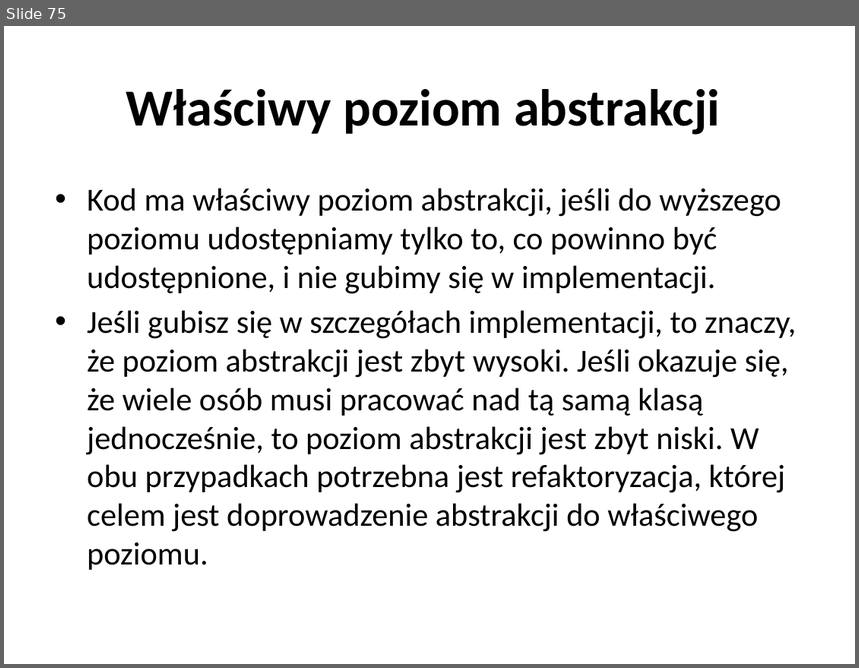
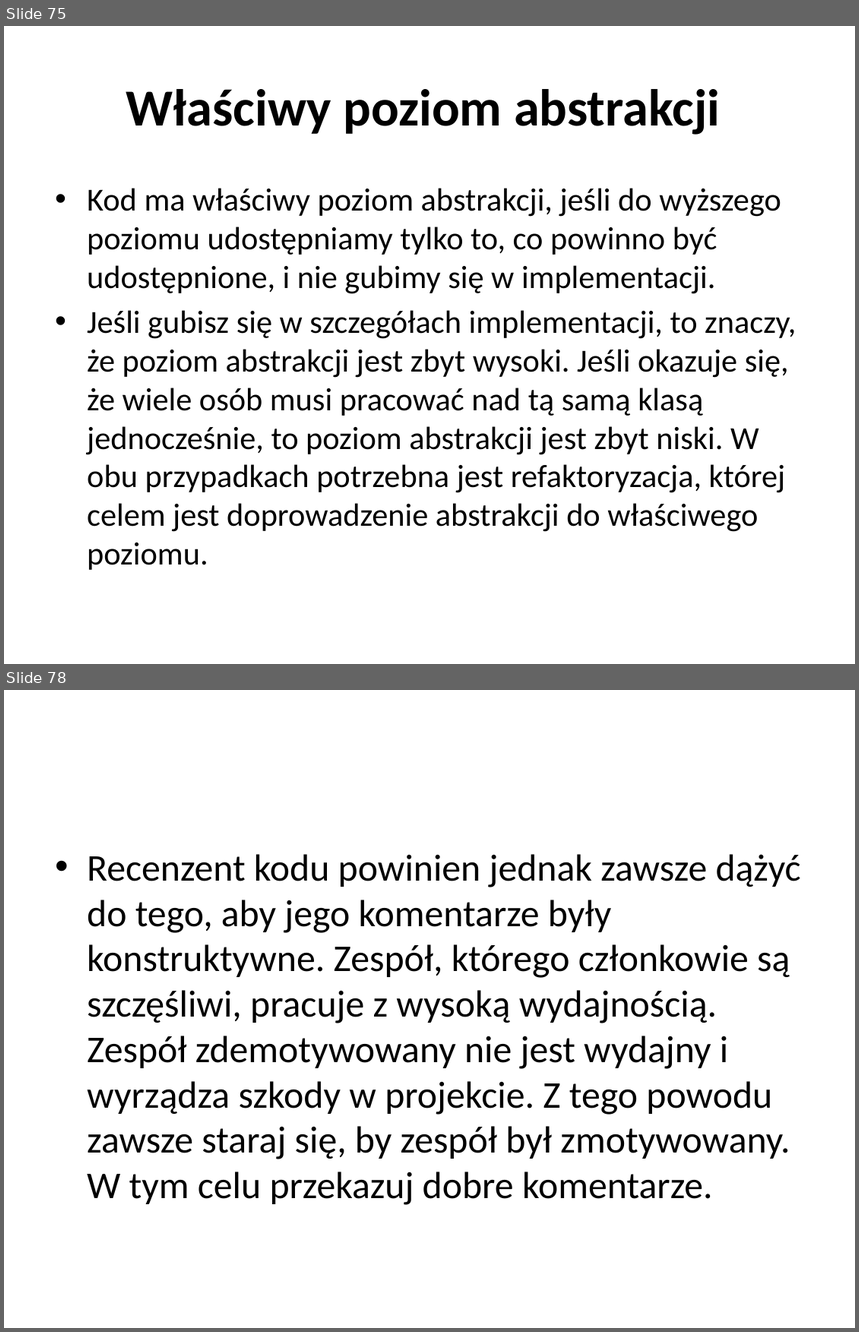
Before and after one commit to vantale/SOLID, a slide deck: CleanCode/Docs/Wprowadzenie do SOLID&CleanCode.pptx. Shown one above the other, each under a label of ours: slide 75 before the commit, slides 75 and 78 after it; the slides between them are not shown. The pictures are 859x668 and 859x1332 pixels, drawn with LibreOffice and Linux fonts; fonts in the diff are those of the drawing. Boxes give left, top, right and bottom in pixels: in the first picture for what was removed or moved away, otherwise in the second. Text is boxed around its words. In the diff, an @@ line names an element or a change of style, - is before the commit and + after.

```diff
--- a/CleanCode/Docs/Wprowadzenie do SOLID&CleanCode.pptx
+++ b/CleanCode/Docs/Wprowadzenie do SOLID&CleanCode.pptx
@@ slide 78 added at bbox=[4, 690, 855, 1328], background #FFFFFF @@
@@ text added at bbox=[87, 854, 801, 1205], 32 pt, text #000000 @@
+• Recenzent kodu powinien jednak zawsze dążyć do tego, aby jego komentarze były konstruktywne. Zespół, którego członkowie są szczęśliwi, pracuje z wysoką wydajnością. Zespół zdemotywowany nie jest wydajny i wyrządza szkody w projekcie. Z tego powodu zawsze staraj się, by zespół był zmotywowany. W tym celu przekazuj dobre komentarze.
```
Also in this commit, not shown: 5 other slides added, 17 other files.
